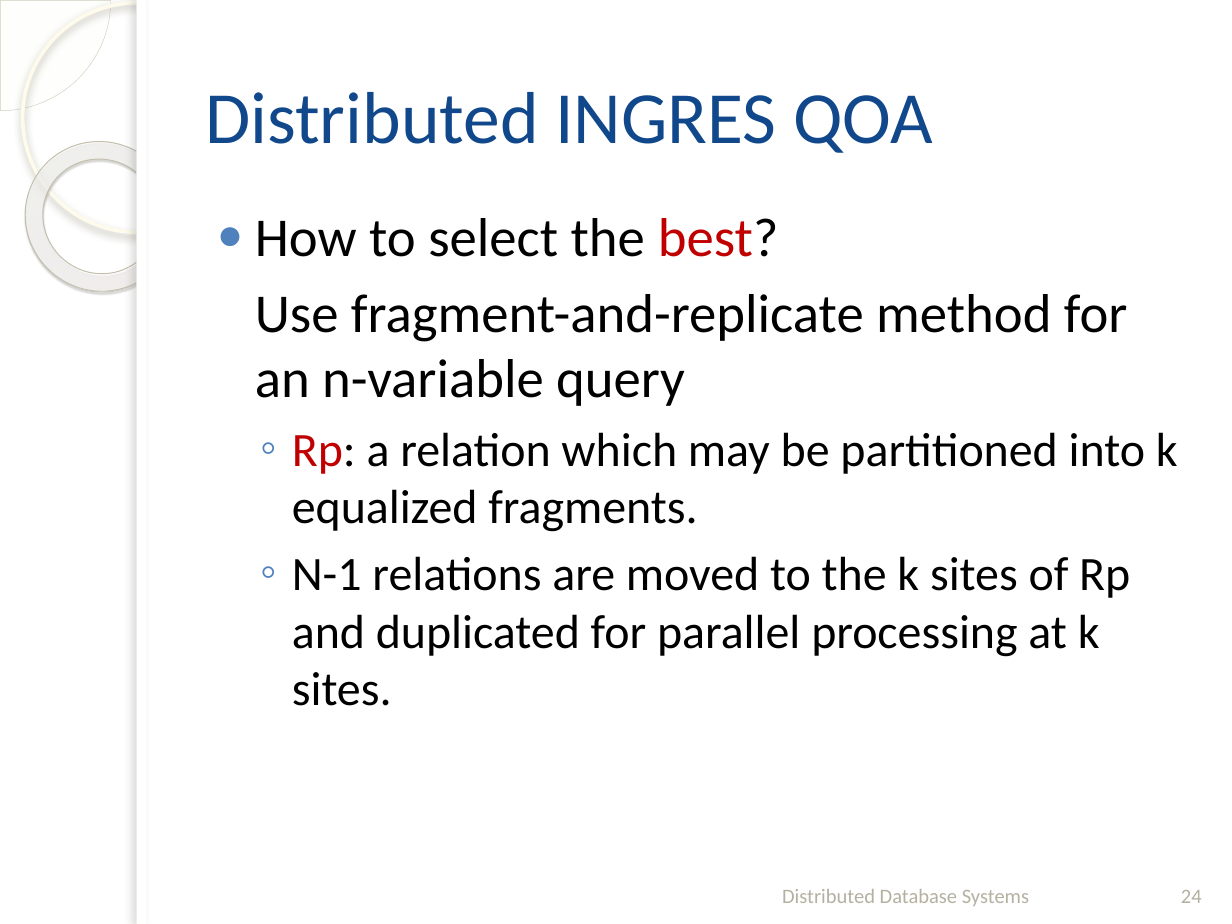
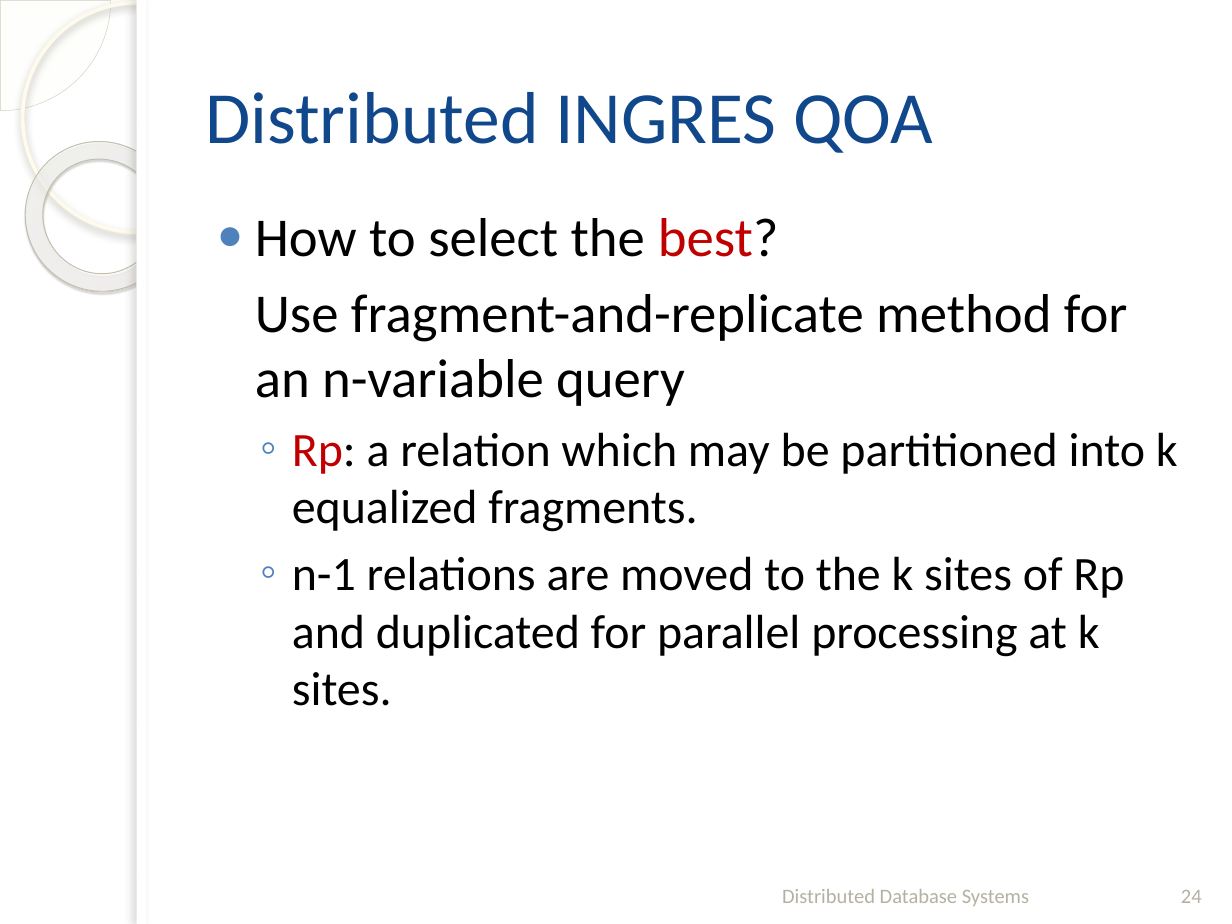
Before and after one commit to fanju1984/ddb, a slide deck: slide 24 of Fall_2020/05-Query_Optimization-3.pptx. Drawn at 1232x924 pixels with LibreOffice and Linux fonts; fonts in the diff are those of the drawing; background and template pictures are left out. Boxes give left, top, right and bottom in pixels: in the first picture for what was removed or moved away, otherwise in the second. Text is boxed around its words. In the diff, an @@ line names an element or a change of style, - is before the commit and + after.

```diff
--- a/Fall_2020/05-Query_Optimization-3.pptx
+++ b/Fall_2020/05-Query_Optimization-3.pptx
@@ text at [292, 556, 1124, 706]: text changed @@
-  ◦ N-1 relations are moved to the k sites of Rp and duplicated for parallel processing at k sites.
+  ◦ n-1 relations are moved to the k sites of Rp and duplicated for parallel processing at k sites.
```
Also in this commit, not shown: 6 other files.
